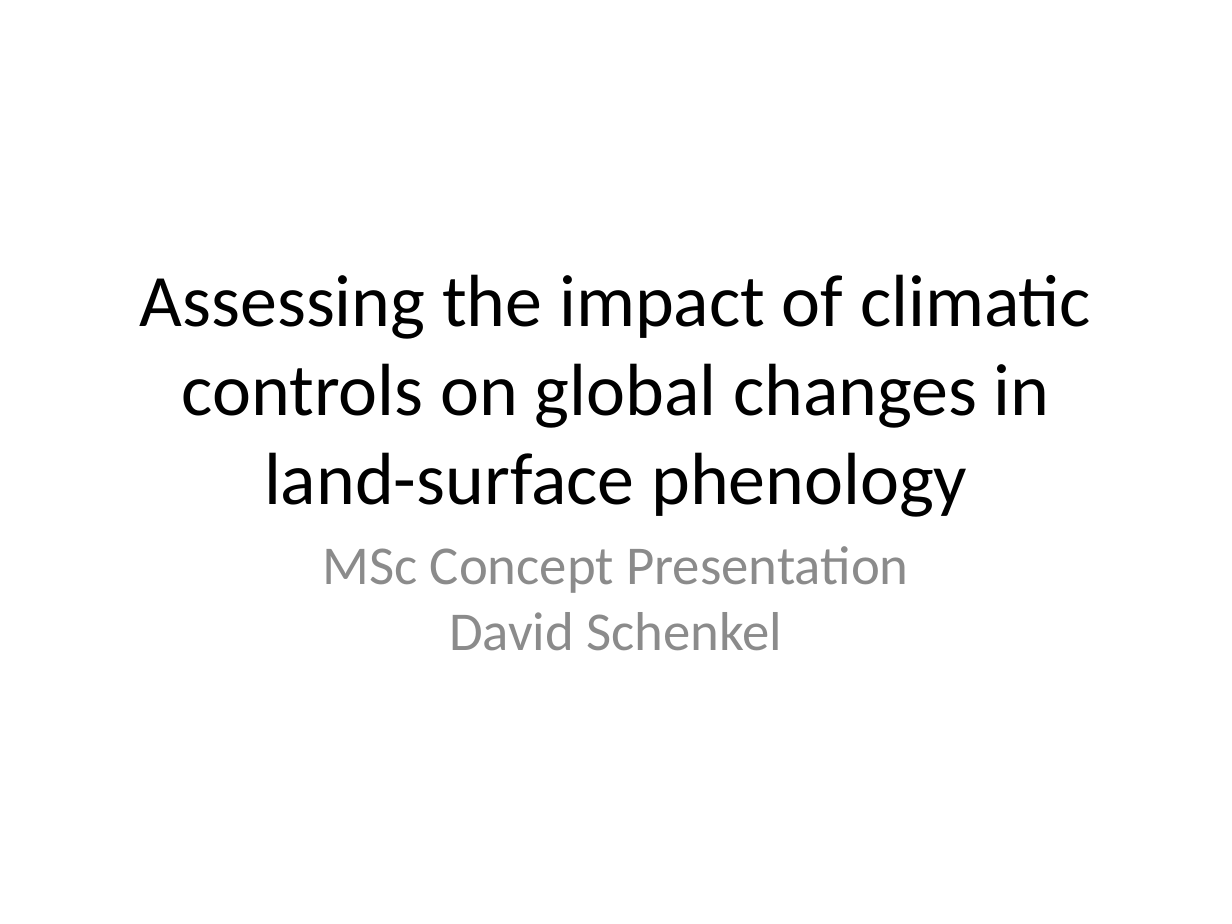
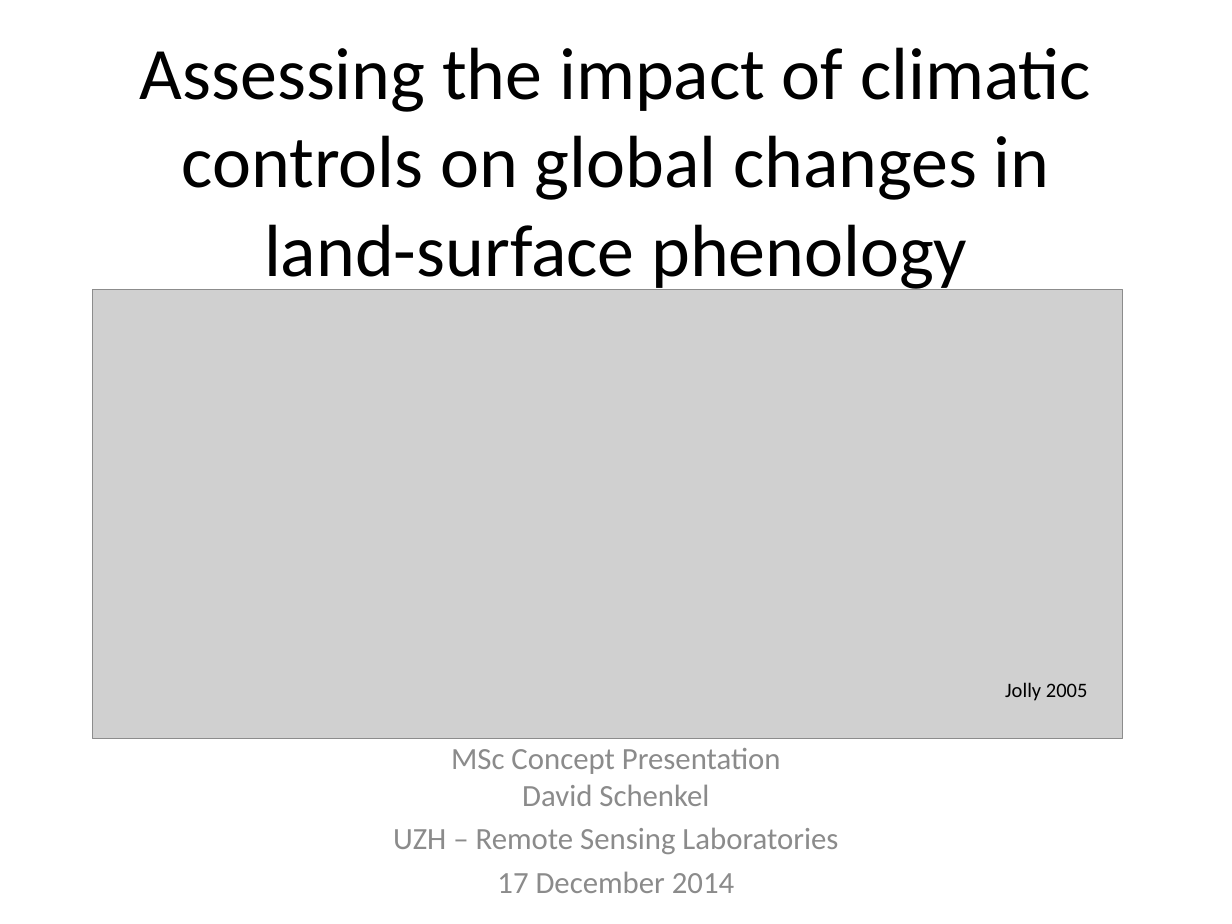
Before and after one commit to dschenkel/geo511, a slide deck: slide 1 of concept_presentation.pptx. Drawn at 1232x924 pixels with LibreOffice and Linux fonts; fonts in the diff are those of the drawing; grey boxes stand for pictures. Boxes give left, top, right and bottom in pixels: in the first picture for what was removed or moved away, otherwise in the second. Text is boxed around its words. In the diff, an @@ line names an element or a change of style, - is before the commit and + after.

```diff
--- a/concept_presentation.pptx
+++ b/concept_presentation.pptx
@@ title "Assessing the impact of climatic ...": place and size @@
-title "Assessing the impact of climatic ..." at [140, 274, 1091, 517]
+title "Assessing the impact of climatic ..." at [140, 47, 1091, 293]
@@ picture added at [92, 290, 1122, 739] @@
@@ text added at [1005, 682, 1088, 701], 12 pt, text #000000 @@
+Jolly 2005
@@ subtitle "MSc Concept Presentation David Schenkel": place and size @@
-subtitle "MSc Concept Presentation David Schenkel" at [322, 546, 908, 651]
+subtitle "MSc Concept Presentation David Schenkel" at [393, 748, 838, 893]
@@ subtitle at [451, 748, 781, 806]: size 32 to 18 pt in "MSc Concept Presentation David Schenkel"; less space between paragraphs @@
@@ subtitle at [393, 827, 838, 893]: paragraphs added @@
+UZH – Remote Sensing Laboratories
+17 December 2014
```
Also in this commit, not shown: 19 other slides changed, 2 slides added, 13 other files.
